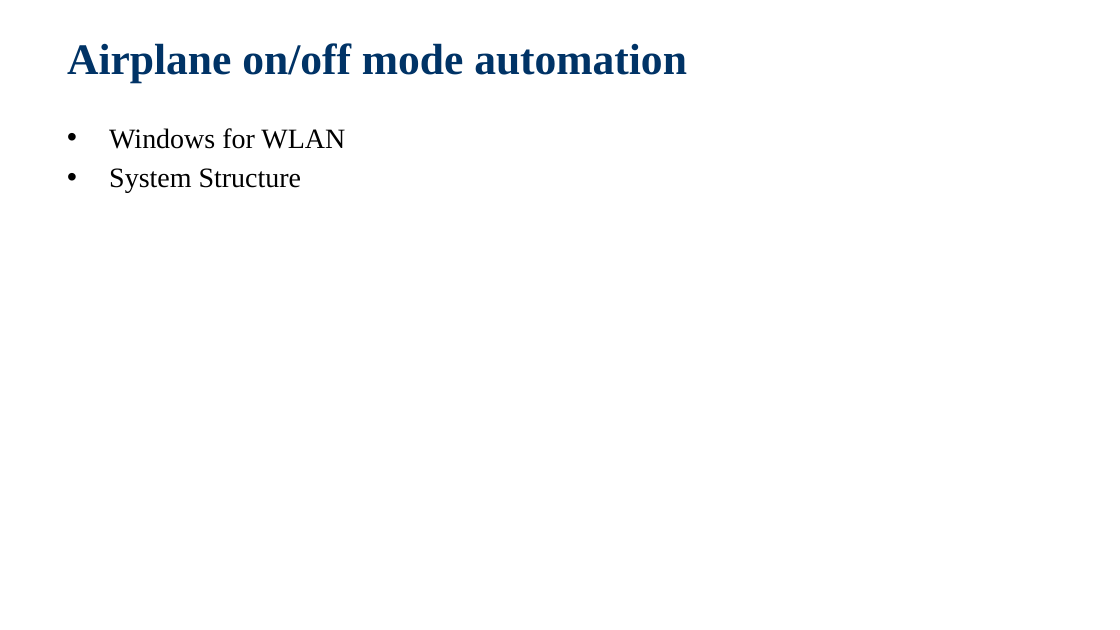
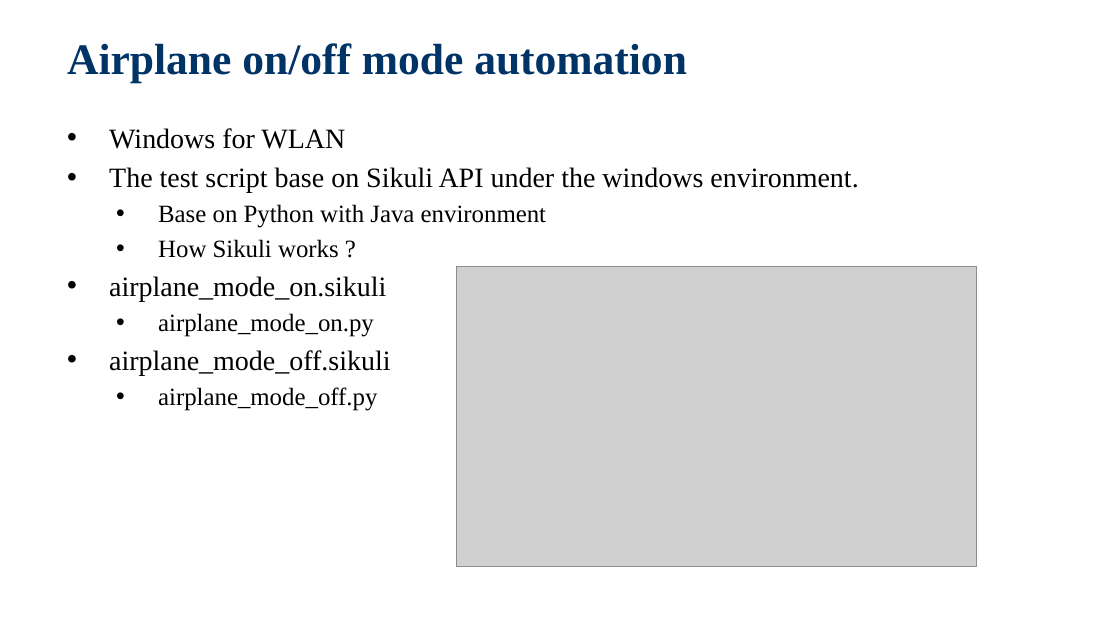
Before and after one commit to jackiejay888/automation, a slide deck: slide 21 of kpi/Test Automation_Demo.pptx (slide 19 before the commit). Drawn at 1120x630 pixels with LibreOffice and Linux fonts; fonts in the diff are those of the drawing; grey boxes stand for pictures; background and template pictures are left out. Boxes give left, top, right and bottom in pixels: in the first picture for what was removed or moved away, otherwise in the second. Text is boxed around its words. In the diff, an @@ line names an element or a change of style, - is before the commit and + after.

Commit message:
Finished the Test Automation_Demo

```diff
--- a/kpi/Test Automation_Demo.pptx
+++ b/kpi/Test Automation_Demo.pptx
@@ text at [109,167,858,411]: text changed @@
-  • System Structure
+  • The test script base on Sikuli API under the windows environment.
+    • Base on Python with Java environment
+    • How Sikuli works ?
+  • airplane_mode_on.sikuli
+    • airplane_mode_on.py
+  • airplane_mode_off.sikuli
+    • airplane_mode_off.py
@@ picture added at [457,267,977,567] @@
```
Also in this commit, not shown: 18 other slides changed, 3 slides added.
